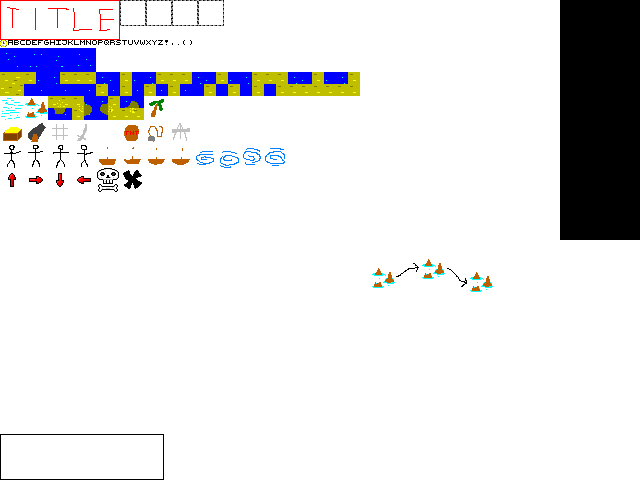
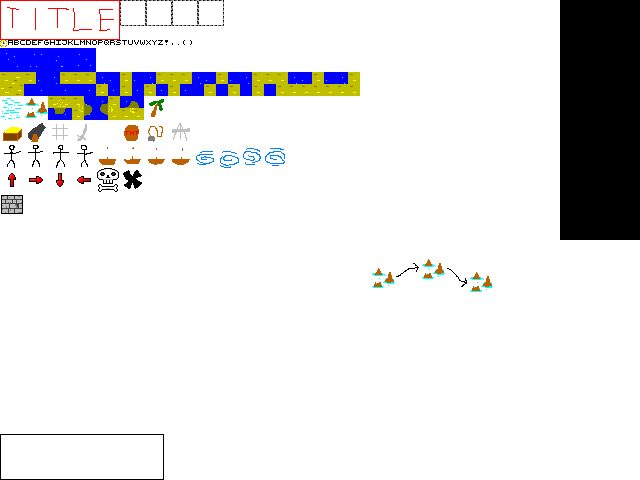
Before/after of a w=640, h=480 layered artwork. What changed in the layer stack:
painted on "content" over [1, 195, 23, 214]
